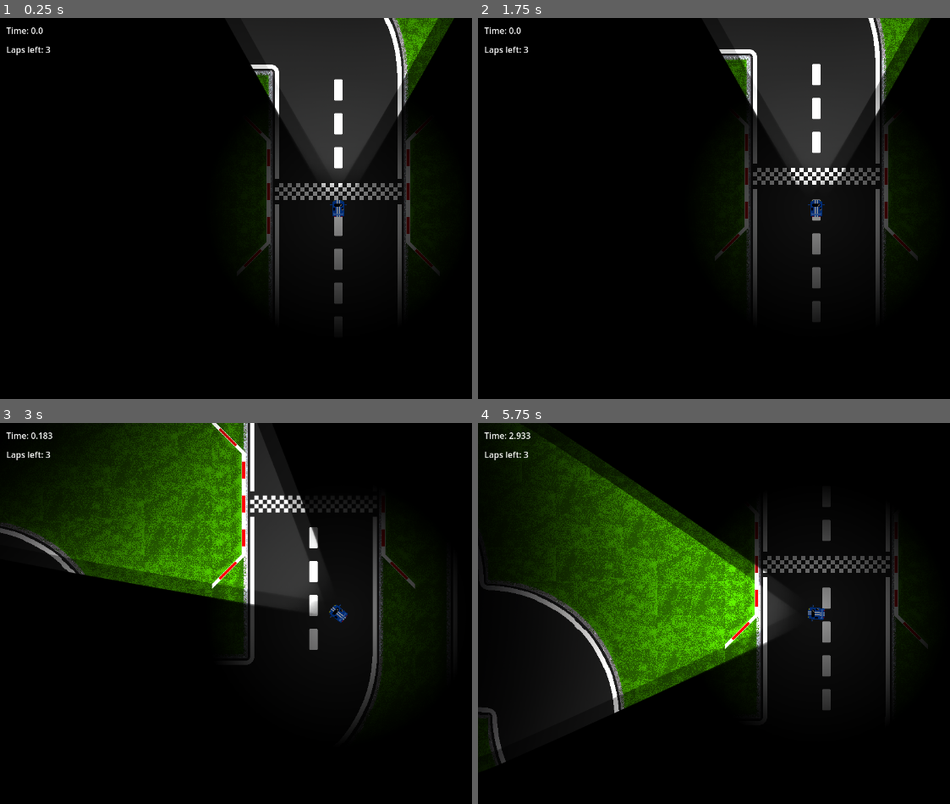
Above: before the commit, frames 1-4 (two rows, left to right).
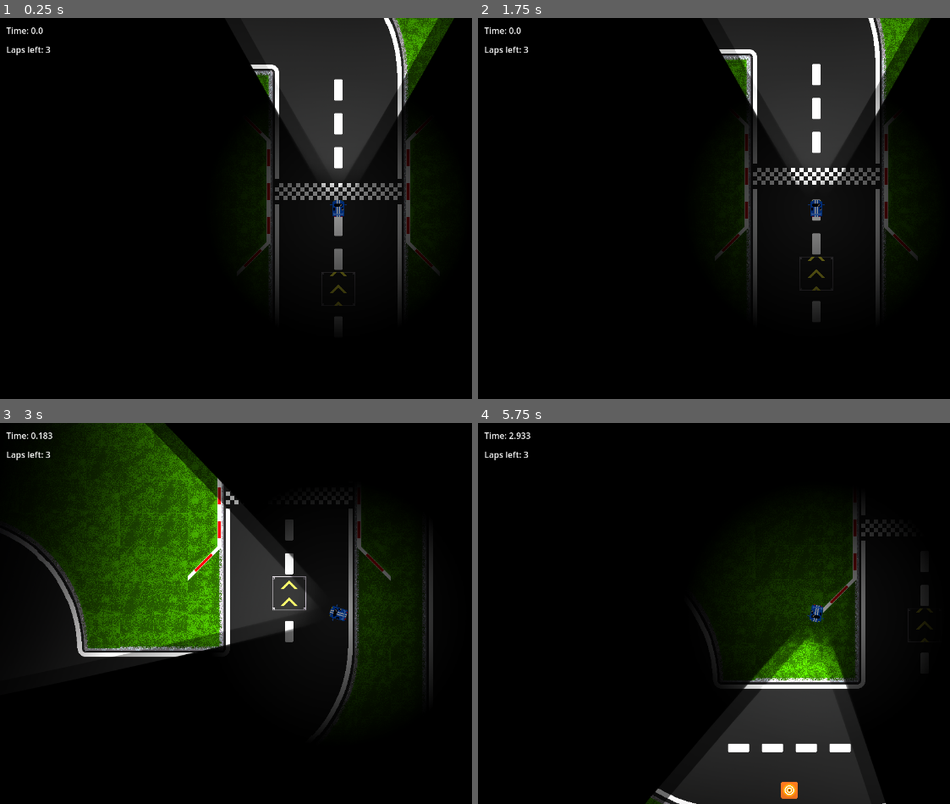
Above: after the commit, the same moments.

Repository: gureckyfrantisek/night_rider
Game: Godot game, scene res://scenes/level_10.tscn
The game is run twice, just before and just after one commit, with the same random seed, the same clock (stepped at 60 frames per second) and the same inputs. This scene is started directly instead of the project's main scene.
Inputs (mouse positions are in pixels of both pictures, inside the frame that each line leads up to):
- Up to frame 1 (0.25 s): no input
- Up to frame 2 (1.75 s): tap Enter (ui_accept) at 0.5, 0.6, 0.77, 1.07, 1.35, 1.52 s; move the mouse to (outside the picture) at 0.52 s; hold D (steer_right) 0.53-1.28 s; move the mouse to (680, 227) at 1.27 s; hold S (brake) from 1.28 s (still down)
- Up to frame 3 (3 s): tap Enter (ui_accept) at 1.82, 2.1, 2.85 s; move the mouse to (405, 529) at 2.02 s; release S (brake) at 2.03 s; hold D (steer_right) 2.03-2.78 s; move the mouse to (306, 689) at 2.77 s; hold W (accelerate) from 2.78 s (still down)
- Up to frame 4 (5.75 s): tap Enter (ui_accept) at 3.02, 3.32, 3.6, 3.77, 4.07, 4.35, 4.52, 4.82, 5, 5.1 s; move the mouse to (outside the picture) at 3.52 s; release W (accelerate) at 3.53 s; hold A (steer_left) 3.53-5.03 s; move the mouse to (614, 556) at 4.27 s; move the mouse to (850, 613) at 5.02 s; hold S (brake) from 5.03 s (still down)

The runs differ from the first frame. In frame 1, 0.1% of the frame differs, in the area x 68-76%, y 66-76%; in frame 2, 0.1%; in frame 3, 23%; in frame 4, 40%, in the area x 0-96%, y 0-100%.

Commit message:
feat: Save times
Times now stay even after game reloads

Diff:
--- a/scenes/level_10.tscn
+++ b/scenes/level_10.tscn
@@ -6,6 +6,7 @@
 [ext_resource type="PackedScene" uid="uid://bjpf8e1m2qix0" path="res://scenes/player.tscn" id="4_yxmu7"]
 [ext_resource type="PackedScene" uid="uid://q58ddm5yhy1f" path="res://scenes/finish.tscn" id="5_7d08f"]
 [ext_resource type="Script" uid="uid://ds2vryigdq6kn" path="res://scripts/ui.gd" id="6_68dkj"]
+[ext_resource type="PackedScene" uid="uid://cye4xtr77otsd" path="res://scenes/boost_pad.tscn" id="7_uk14l"]
 
 [node name="Level10" type="Node2D"]
 script = ExtResource("1_yo2sm")
@@ -111,3 +112,6 @@
 
 [node name="Timer" type="Timer" parent="UI"]
 wait_time = 600.0
+
+[node name="BoostPad" parent="." instance=ExtResource("7_uk14l")]
+position = Vector2(128, -104)
--- a/scripts/level_1.gd
+++ b/scripts/level_1.gd
@@ -10,6 +10,9 @@
 	if Times.level1 == null or Times.level1 > Times.last_played:
 		Times.level1 = Times.last_played
 		Times.was_new_best = true
+
+	# Call save data
+	Times.save_data()
 
 	$UI.stop_ui
 	$UI.visible = false
--- a/scripts/level_10.gd
+++ b/scripts/level_10.gd
@@ -10,6 +10,9 @@
 	if Times.level10 == null or Times.level10 > Times.last_played:
 		Times.level10 = Times.last_played
 		Times.was_new_best = true
+
+	# Call save data
+	Times.save_data()
 
 	$UI.stop_ui
 	$UI.visible = false
--- a/scripts/level_2.gd
+++ b/scripts/level_2.gd
@@ -10,6 +10,9 @@
 	if Times.level2 == null or Times.level2 > Times.last_played:
 		Times.level2 = Times.last_played
 		Times.was_new_best = true
+
+	# Call save data
+	Times.save_data()
 
 	$UI.stop_ui
 	$UI.visible = false
--- a/scripts/level_3.gd
+++ b/scripts/level_3.gd
@@ -10,6 +10,9 @@
 	if Times.level3 == null or Times.level3 > Times.last_played:
 		Times.level3 = Times.last_played
 		Times.was_new_best = true
+
+	# Call save data
+	Times.save_data()
 
 	$UI.stop_ui
 	$UI.visible = false
--- a/scripts/level_4.gd
+++ b/scripts/level_4.gd
@@ -10,6 +10,9 @@
 	if Times.level4 == null or Times.level4 > Times.last_played:
 		Times.level4 = Times.last_played
 		Times.was_new_best = true
+
+	# Call save data
+	Times.save_data()
 
 	$UI.stop_ui
 	$UI.visible = false
--- a/scripts/level_5.gd
+++ b/scripts/level_5.gd
@@ -10,6 +10,9 @@
 	if Times.level5 == null or Times.level5 > Times.last_played:
 		Times.level5 = Times.last_played
 		Times.was_new_best = true
+
+	# Call save data
+	Times.save_data()
 
 	$UI.stop_ui
 	$UI.visible = false
--- a/scripts/level_6.gd
+++ b/scripts/level_6.gd
@@ -10,6 +10,9 @@
 	if Times.level6 == null or Times.level6 > Times.last_played:
 		Times.level6 = Times.last_played
 		Times.was_new_best = true
+
+	# Call save data
+	Times.save_data()
 
 	$UI.stop_ui
 	$UI.visible = false
--- a/scripts/level_7.gd
+++ b/scripts/level_7.gd
@@ -10,6 +10,9 @@
 	if Times.level7 == null or Times.level7 > Times.last_played:
 		Times.level7 = Times.last_played
 		Times.was_new_best = true
+
+	# Call save data
+	Times.save_data()
 
 	$UI.stop_ui
 	$UI.visible = false
--- a/scripts/level_8.gd
+++ b/scripts/level_8.gd
@@ -10,6 +10,9 @@
 	if Times.level8 == null or Times.level8 > Times.last_played:
 		Times.level8 = Times.last_played
 		Times.was_new_best = true
+
+	# Call save data
+	Times.save_data()
 
 	$UI.stop_ui
 	$UI.visible = false
--- a/scripts/level_9.gd
+++ b/scripts/level_9.gd
@@ -10,6 +10,9 @@
 	if Times.level9 == null or Times.level9 > Times.last_played:
 		Times.level9 = Times.last_played
 		Times.was_new_best = true
+
+	# Call save data
+	Times.save_data()
 
 	$UI.stop_ui
 	$UI.visible = false
--- a/times.gd
+++ b/times.gd
@@ -13,3 +13,51 @@
 var level8 = null
 var level9 = null
 var level10 = null
+
+
+# File saving
+const SAVE_FILE_PATH := "user://save_data.json"
+
+# Called when the game starts
+func _ready():
+	load_data()
+
+func save_data():
+	var data = {
+		"level1": level1,
+		"level2": level2,
+		"level3": level3,
+		"level4": level4,
+		"level5": level5,
+		"level6": level6,
+		"level7": level7,
+		"level8": level8,
+		"level9": level9,
+		"level10": level10
+	}
+
+	var file = FileAccess.open(SAVE_FILE_PATH, FileAccess.WRITE)
+	if file:
+		file.store_string(JSON.stringify(data))
+		file.close()
+
+func load_data():
+	if not FileAccess.file_exists(SAVE_FILE_PATH):
+		return
+
+	var file = FileAccess.open(SAVE_FILE_PATH, FileAccess.READ)
+	if file:
+		var content = file.get_as_text()
+		file.close()
+		var result = JSON.parse_string(content)
+		if typeof(result) == TYPE_DICTIONARY:
+			level1 = result.get("level1", null)
+			level2 = result.get("level2", null)
+			level3 = result.get("level3", null)
+			level4 = result.get("level4", null)
+			level5 = result.get("level5", null)
+			level6 = result.get("level6", null)
+			level7 = result.get("level7", null)
+			level8 = result.get("level8", null)
+			level9 = result.get("level9", null)
+			level10 = result.get("level10", null)
Not shown: 1 places in scenes/level_10.tscn that only renumber resources
